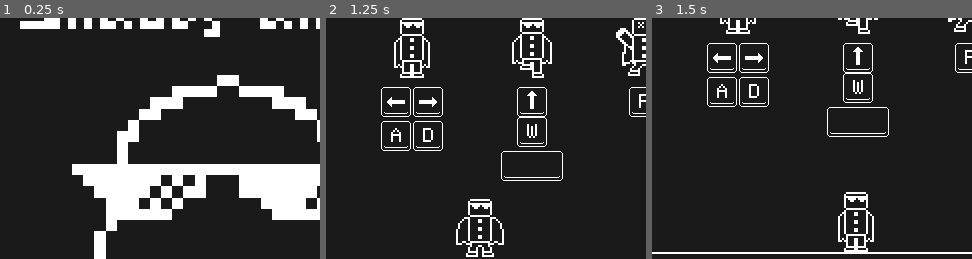
Above: before the commit, frames 1-3 (left to right).
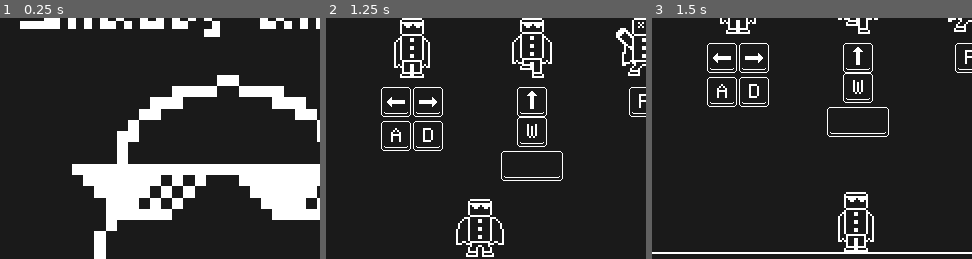
Above: after the commit, the same moments.

Repository: Kiel97/bialjam2019
Game: Godot game, scene res://Menu/MainMenu.tscn
Two runs of this game, one before a commit and one after it. Both use one fixed random seed, a clock stepped at 60 frames per second and the inputs below. Sound files missing from this copy of the repository are replaced by a short silence.
Inputs:
- Up to frame 1 (0.25 s): no input
- Up to frame 2 (1.25 s): click "Start game" at 0.5 s
- Up to frame 3 (1.5 s): tap Enter (enter) at 1.25 s; hold Right (move_right) from 1.28 s (still down); hold Enter (enter) from 1.28 s (still down)
The pictures show only the part of the screen within x 6-56%, y 12-62%; the shares and areas given below are measured in that part.

The runs differ from the first frame. In frame 1, 0.3% of the frame differs, in the area x 60-79%, y 69-75%; in frame 2, nothing differs; in frame 3, nothing differs.

Commit message:
Included various sizes of game icon

Diff:
--- a/Bialjam2019/Menu/MainMenu.tscn
+++ b/Bialjam2019/Menu/MainMenu.tscn
@@ -3,7 +3,7 @@
 [ext_resource path="res://Menu/MainMenu.gd" type="Script" id=1]
 [ext_resource path="res://HUD/dark_theme.tres" type="StyleBox" id=2]
 [ext_resource path="res://Fonts/menu_font.tres" type="DynamicFont" id=3]
-[ext_resource path="res://game_icon.png" type="Texture" id=4]
+[ext_resource path="res://Game Icons/game_icon.png" type="Texture" id=4]
 [ext_resource path="res://Fonts/interface_font.tres" type="DynamicFont" id=5]
 [ext_resource path="res://Sound Effects/select.wav" type="AudioStream" id=6]
 
Binary file added: Bialjam2019/Game Icons/game_icon.png
Not shown, changed: Bialjam2019/Game Icons/game_icon.png.import
Binary file added: Bialjam2019/Game Icons/game_icon_xhdpi.png
Not shown, added: Bialjam2019/Game Icons/game_icon_xhdpi.png.import
Binary file added: Bialjam2019/Game Icons/game_icon_xxxhdpi.png
Not shown, added: Bialjam2019/Game Icons/game_icon_xxxhdpi.png.import
Binary file removed: Bialjam2019/game_icon.png
